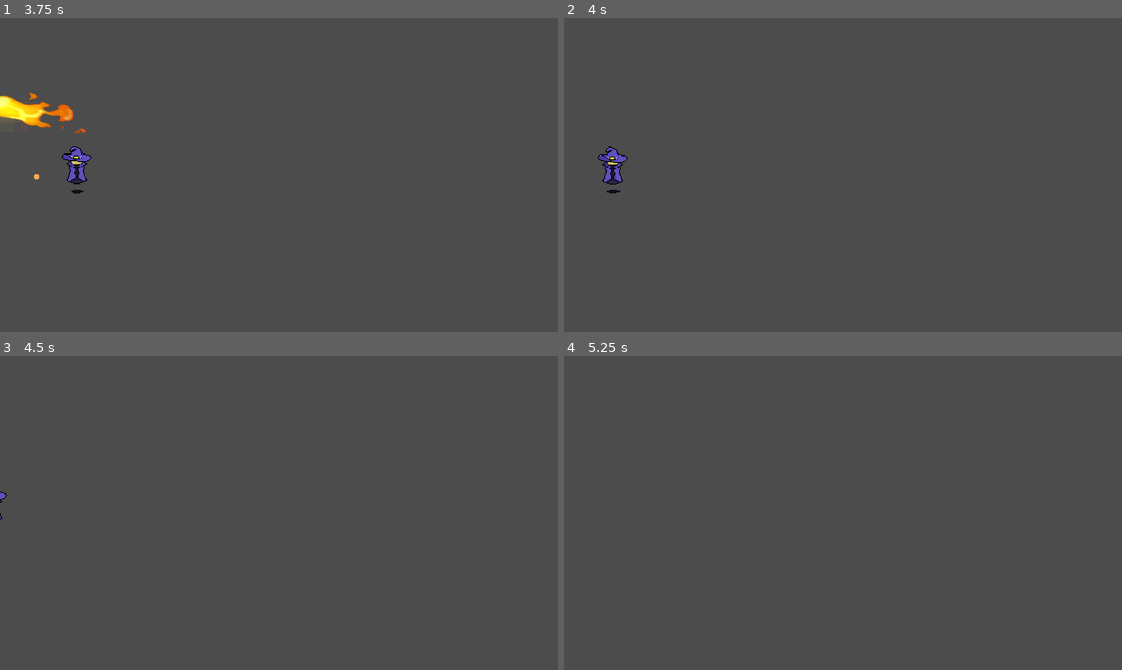
Above: before the commit, frames 1-4 (two rows, left to right).
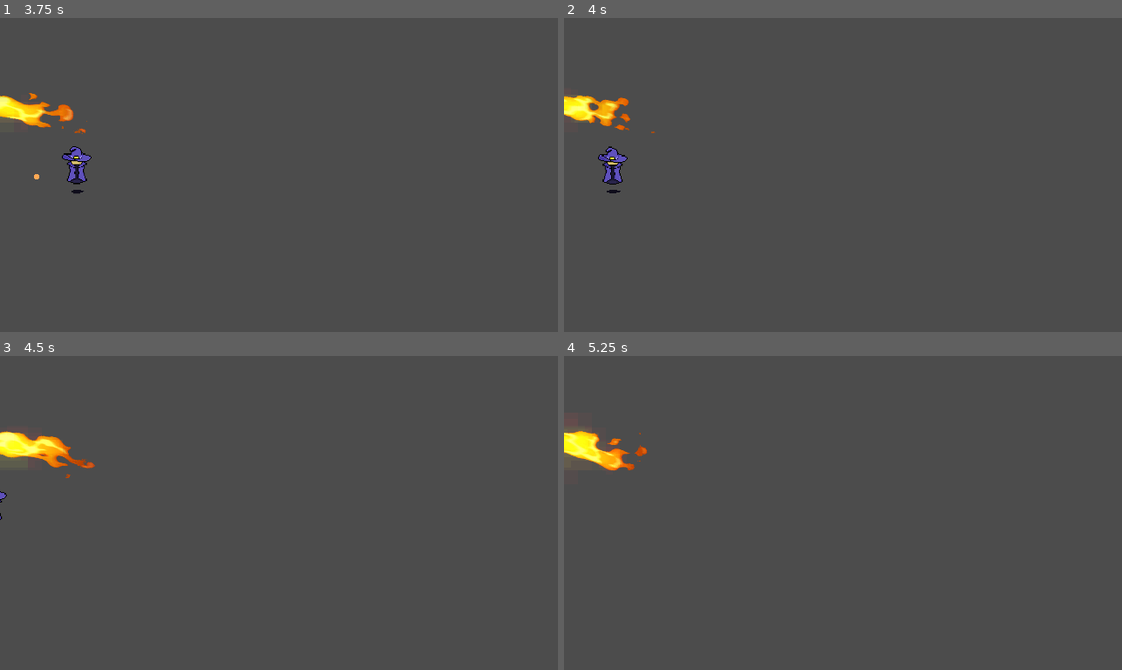
Above: after the commit, the same moments.

Repository: emsidhu/Endless-Survival
Game: Godot game, scene res://Test.tscn
Two runs of this game, one before a commit and one after it. Both use one fixed random seed, a clock stepped at 60 frames per second and the inputs below. This scene is started directly instead of the project's main scene.
Inputs (mouse positions are in pixels of both pictures, inside the frame that each line leads up to):
- Up to frame 1 (3.75 s): move the mouse to (401, 159) at 0.52 s; hold Right (ui_right) 0.53-1.28 s; move the mouse to (167, 190) at 1.27 s; hold Down (ui_down) 1.28-2.03 s; move the mouse to (334, 105) at 2.02 s; hold Right (ui_right) 2.03-2.78 s; move the mouse to (251, 237) at 2.77 s; hold Up (ui_up) 2.78-3.53 s; move the mouse to (446, 222) at 3.52 s; hold Left (ui_left) from 3.53 s (still down)
- Up to frame 2 (4 s): keep holding Left (ui_left)
- Up to frame 3 (4.5 s): keep holding Left (ui_left); move the mouse to (111, 465) at 4.27 s
- Up to frame 4 (5.25 s): move the mouse to (870, 513) at 5.02 s; release Left (ui_left) at 5.03 s; hold Down (ui_down) from 5.03 s (still down)

Frame 1 is identical in both runs. In frame 2, 0.8% of the frame differs, in the area x 0-17%, y 24-37%; in frame 3, 1.0%, in the area x 0-18%, y 23-39%; in frame 4, 1.0%.
Error after the commit: Invalid get index 'flameTimer' (on base: 'Node2D'). (res://Attacks/Flame/Flame.gd:7)

Commit message:
Changed how the flame attack's cooldown works

Diff:
--- a/Attacks/Flame/Flame.gd
+++ b/Attacks/Flame/Flame.gd
@@ -4,6 +4,7 @@
 var damage = PlayerStats.attacks.Flame.stats.damage
 
 func _on_Timer_timeout():
+	get_parent().flameTimer.start(PlayerStats.attacks.Flame.stats.cooldown)
 	queue_free()
 
 func _physics_process(_delta):
--- a/Attacks/Flame/Flame.tscn
+++ b/Attacks/Flame/Flame.tscn
@@ -198,7 +198,7 @@
 rotation = 1.5708
 scale = Vector2( 0.283, 0.283 )
 frames = SubResource( 35 )
-frame = 2
+frame = 18
 playing = true
 
 [node name="Hitbox" parent="." instance=ExtResource( 2 )]
